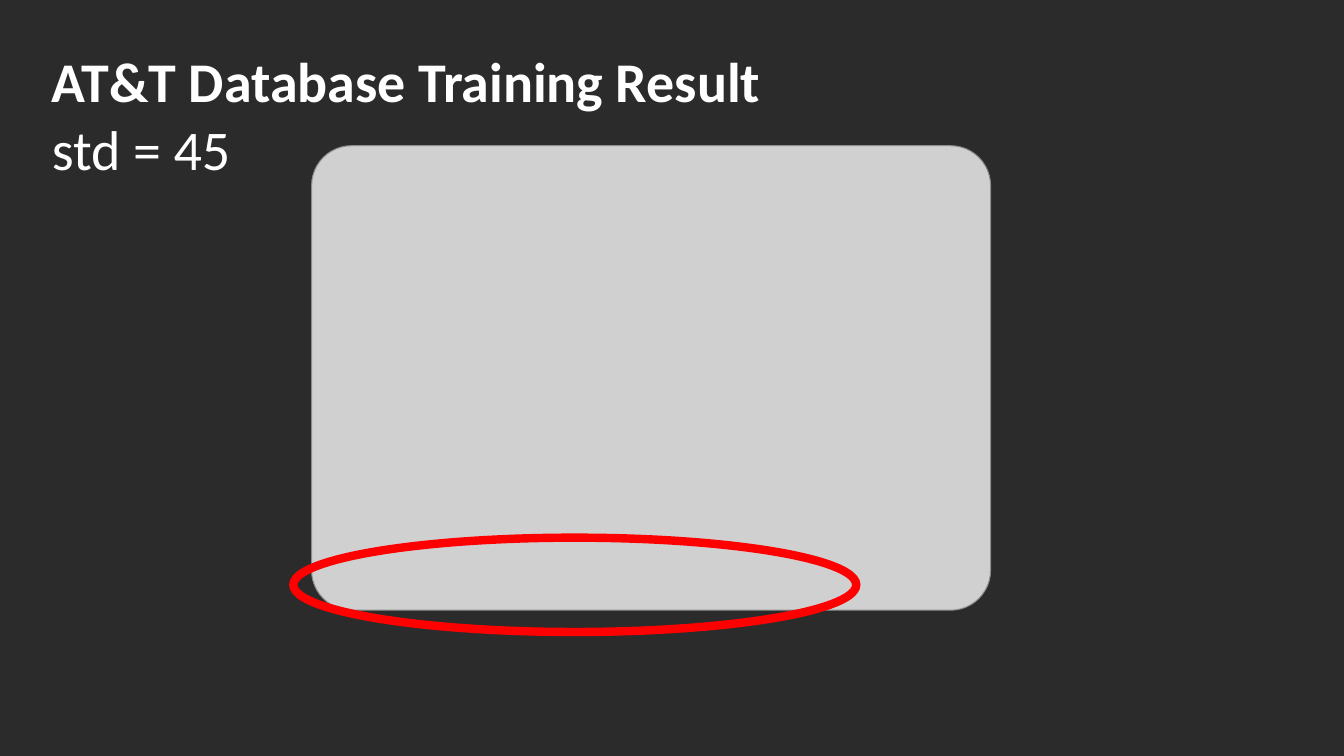
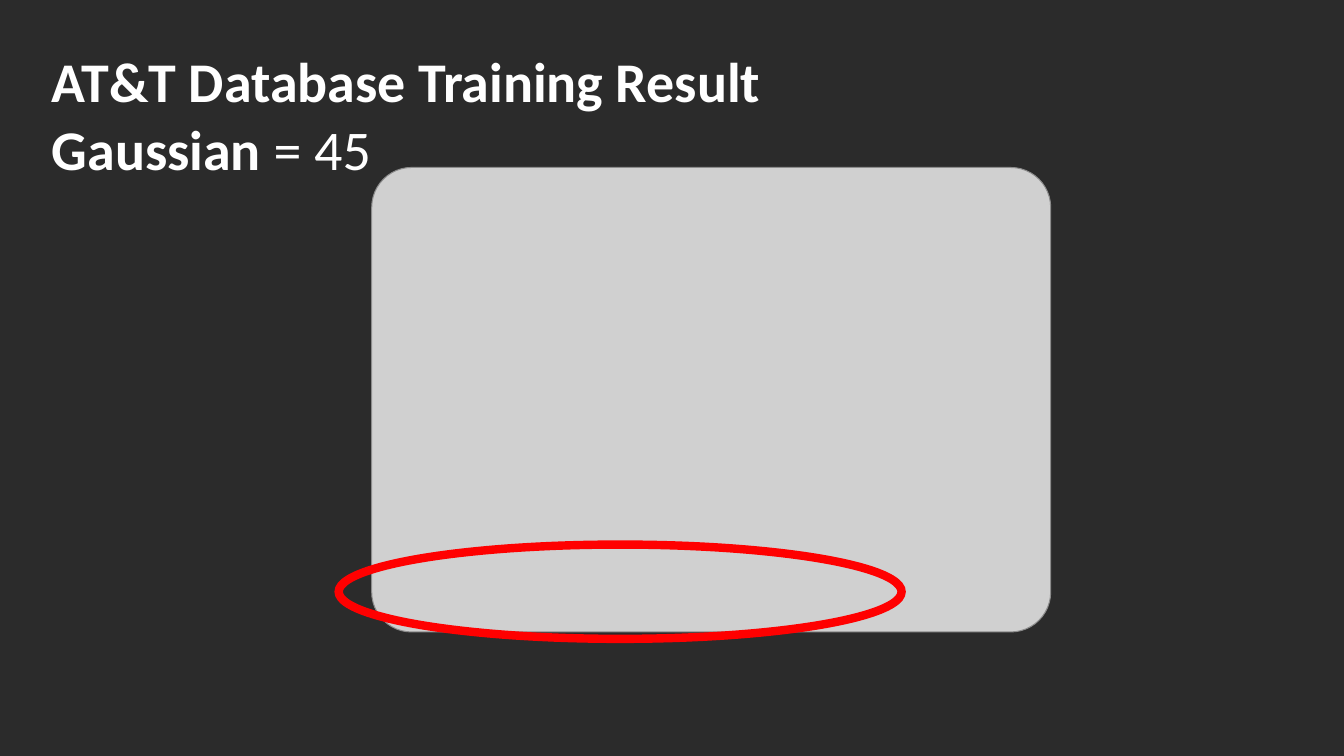
Before and after one commit to YI-0924/Face_Identificcation, a slide deck: slide 18 of MidtermPresent.pptx. Drawn at 1344x756 pixels with LibreOffice and Linux fonts; fonts in the diff are those of the drawing; grey boxes stand for pictures; background and template pictures are left out; a plain dark background stands for a picture behind light text. Boxes give left, top, right and bottom in pixels: in the first picture for what was removed or moved away, otherwise in the second. Text is boxed around its words. In the diff, an @@ line names an element or a change of style, - is before the commit and + after.

```diff
--- a/MidtermPresent.pptx
+++ b/MidtermPresent.pptx
@@ text at [52, 130, 371, 171]: text changed; bold on @@
-std = 45
+Gaussian = 45
@@ picture: place and size @@
-picture at [312, 146, 991, 611]
+picture at [372, 167, 1052, 632]
@@ ellipse: place and size @@
-ellipse at [293, 537, 856, 632]
+ellipse at [339, 544, 901, 639]
```
Also in this commit, not shown: 13 other slides changed.
